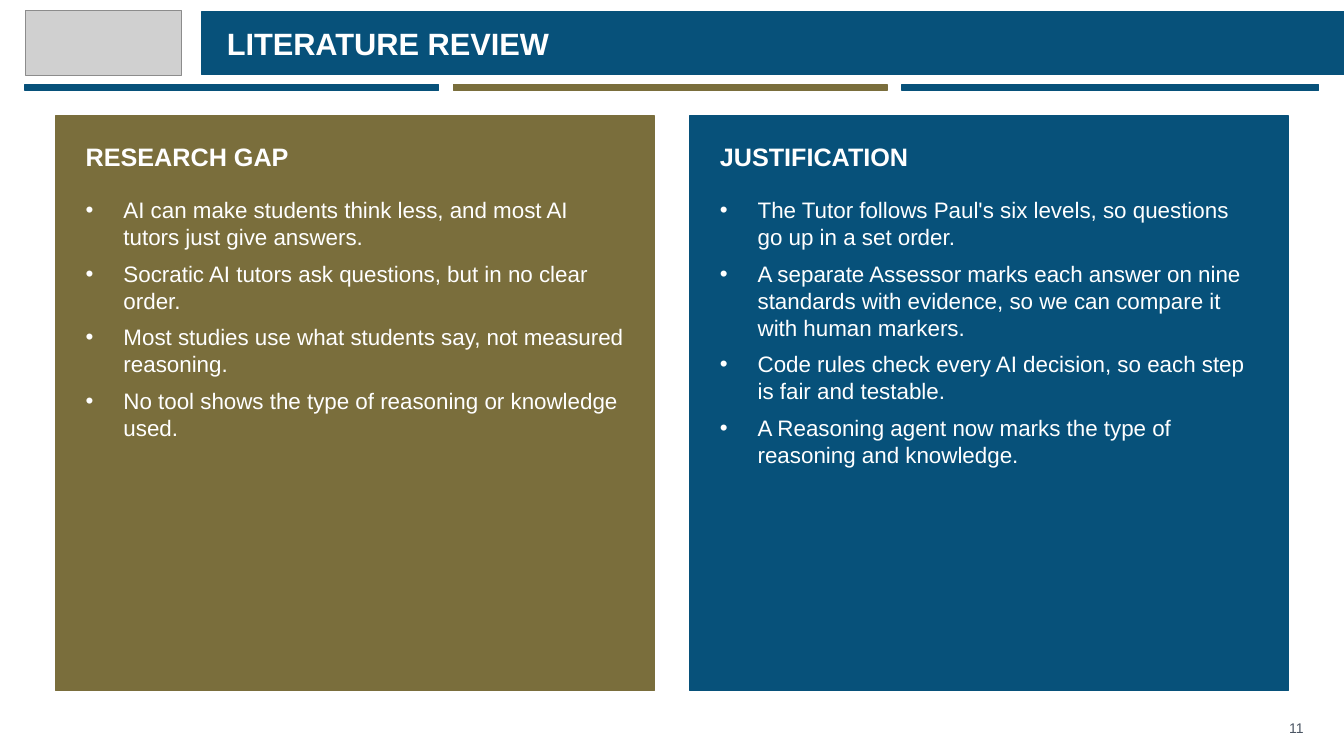
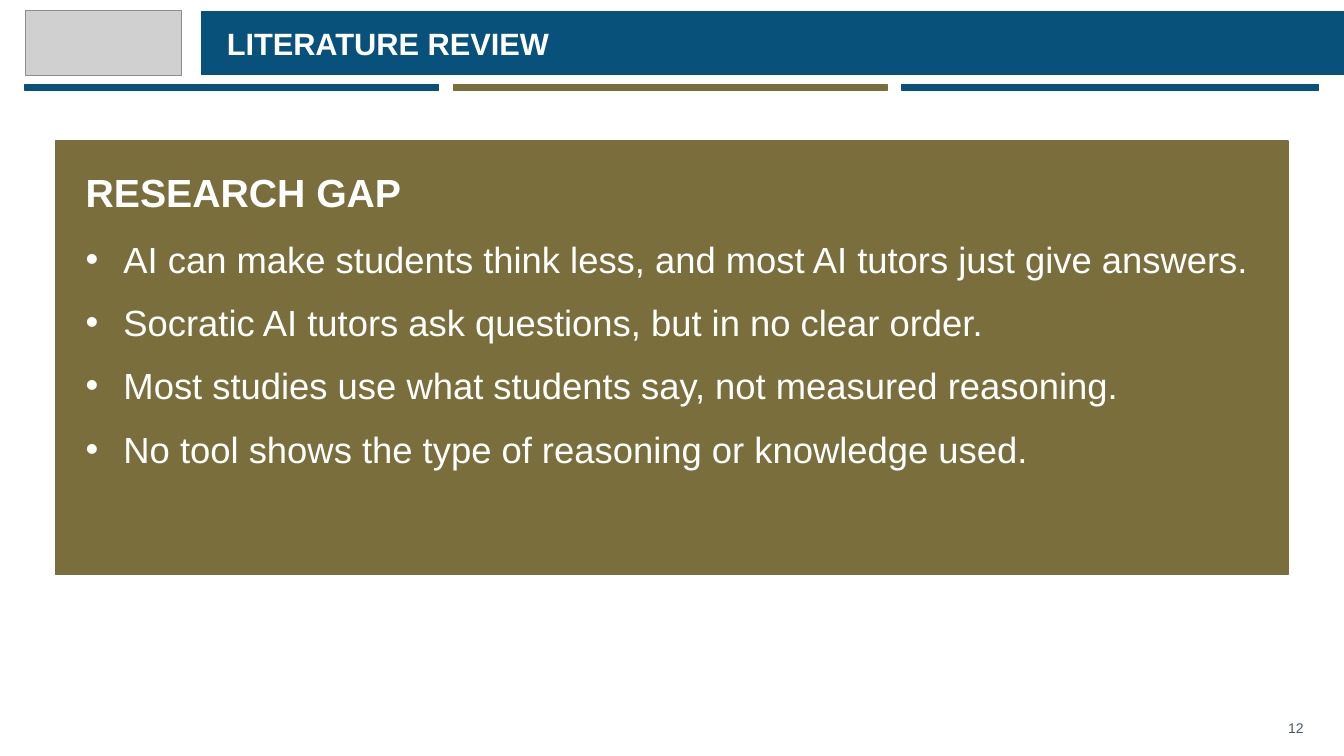
Before and after one commit to eusoffamir/Socratic-AI, a slide deck: slide 12 of docs/defence/Socratic AI Proposal Defence.pptx (slide 11 before the commit). Drawn at 1344x756 pixels with LibreOffice and Linux fonts; fonts in the diff are those of the drawing; grey boxes stand for pictures. Boxes give left, top, right and bottom in pixels: in the first picture for what was removed or moved away, otherwise in the second. Text is boxed around its words. In the diff, an @@ line names an element or a change of style, - is before the commit and + after.

```diff
--- a/docs/defence/Socratic AI Proposal Defence.pptx
+++ b/docs/defence/Socratic AI Proposal Defence.pptx
@@ rectangle removed at <box>690,116,1289,691</box> @@
@@ rectangle: place and size @@
-rectangle at <box>55,116,654,691</box>
+rectangle at <box>55,141,1289,575</box>
@@ text removed at <box>720,148,908,167</box> @@
-JUSTIFICATION
@@ text "RESEARCH GAP": place and size @@
-text "RESEARCH GAP" at <box>86,148,289,167</box>
+text "RESEARCH GAP" at <box>86,179,401,208</box>
@@ text "RESEARCH GAP" at <box>86,179,401,208</box>: size 18 to 28 pt @@
@@ text removed at <box>758,201,1244,468</box> @@
-• The Tutor follows Paul's six levels, so questions go up in a set order.
-• A separate Assessor marks each answer on nine standards with evidence, so we can compare it with human markers.
-• Code rules check every AI decision, so each step is fair and testable.
-• A Reasoning agent now marks the type of reasoning and knowledge.
@@ text "AI can make students think ...": place and size @@
-text "AI can make students think ..." at <box>123,201,623,436</box>
+text "AI can make students think ..." at <box>123,246,1248,470</box>
@@ text "AI can make students think ..." at <box>123,246,1248,470</box>: size 16 to 26 pt; more space between paragraphs @@
@@ text at <box>1288,723,1304,733</box>: text changed @@
-11
+12
```
Also in this commit, not shown: 15 other slides changed, 2 slides added, 9 other files.
